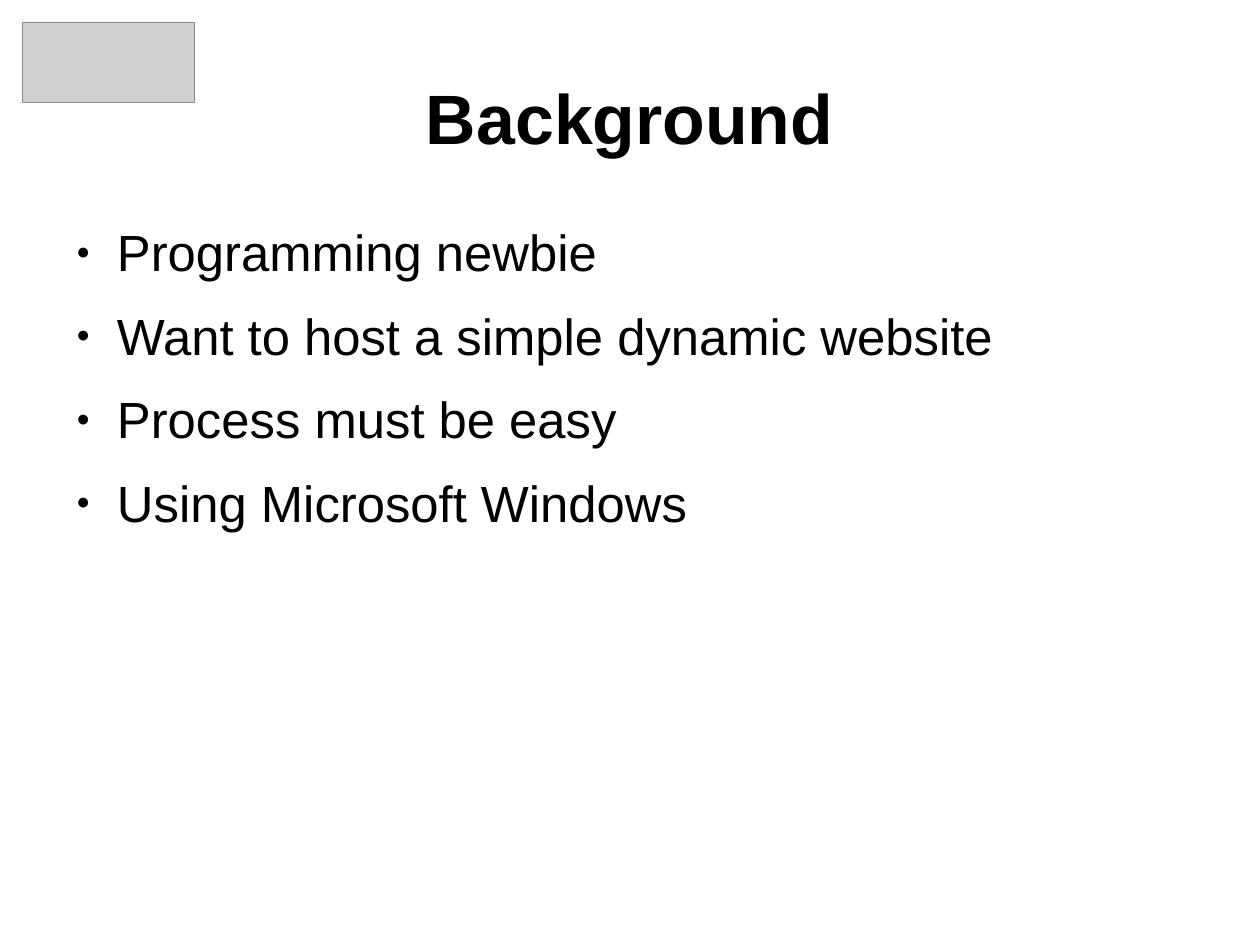
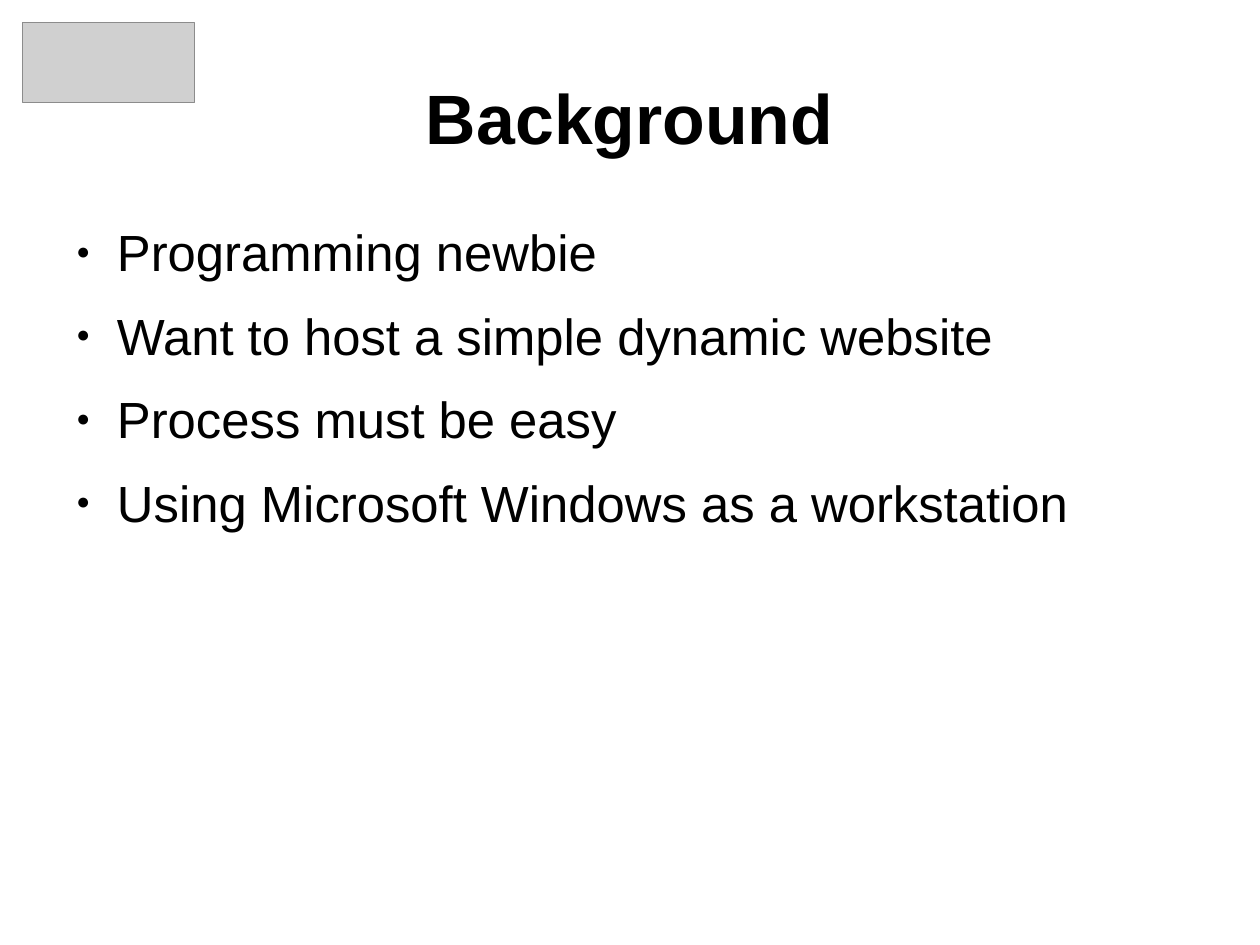
Before and after one commit to arpadszasz/perl-hosting-beginners-talk, a slide deck: slide 5 of clujpm-march2013-talk.odp (slide 6 before the commit). Drawn at 1260x945 pixels with LibreOffice and Linux fonts; fonts in the diff are those of the drawing; grey boxes stand for pictures. Boxes give left, top, right and bottom in pixels: in the first picture for what was removed or moved away, otherwise in the second. Text is boxed around its words. In the diff, an @@ line names an element or a change of style, - is before the commit and + after.

```diff
--- a/clujpm-march2013-talk.odp
+++ b/clujpm-march2013-talk.odp
@@ text at [117,485,1068,532]: text changed @@
-● Using Microsoft Windows
+● Using Microsoft Windows as a workstation
```
Also in this commit, not shown: 18 other slides changed, 4 slides added, 2 slides removed, 1 other file.
